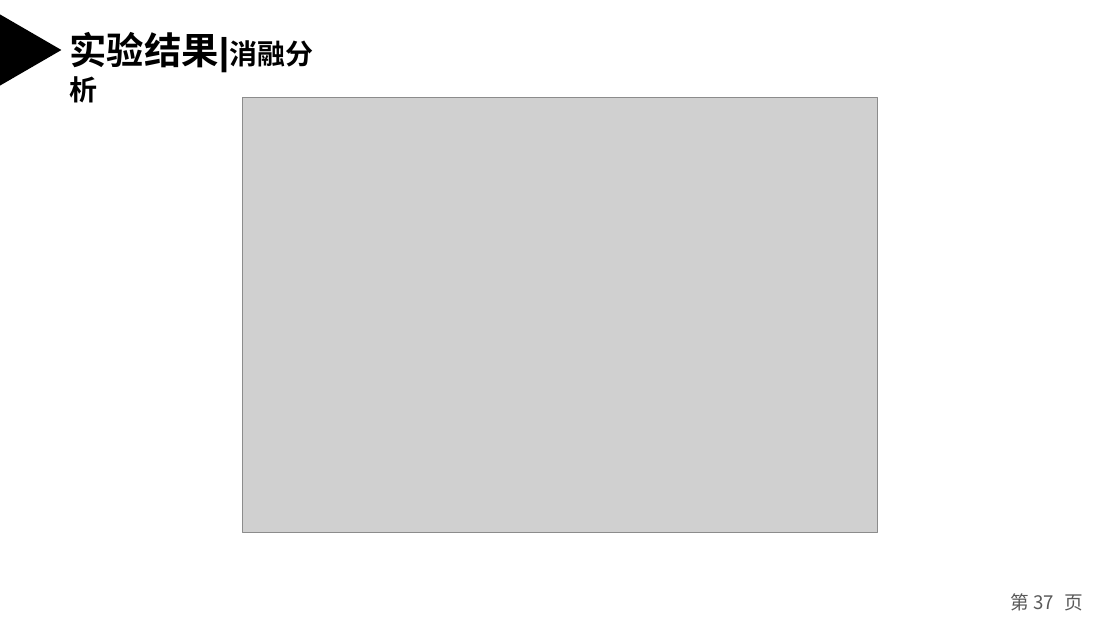
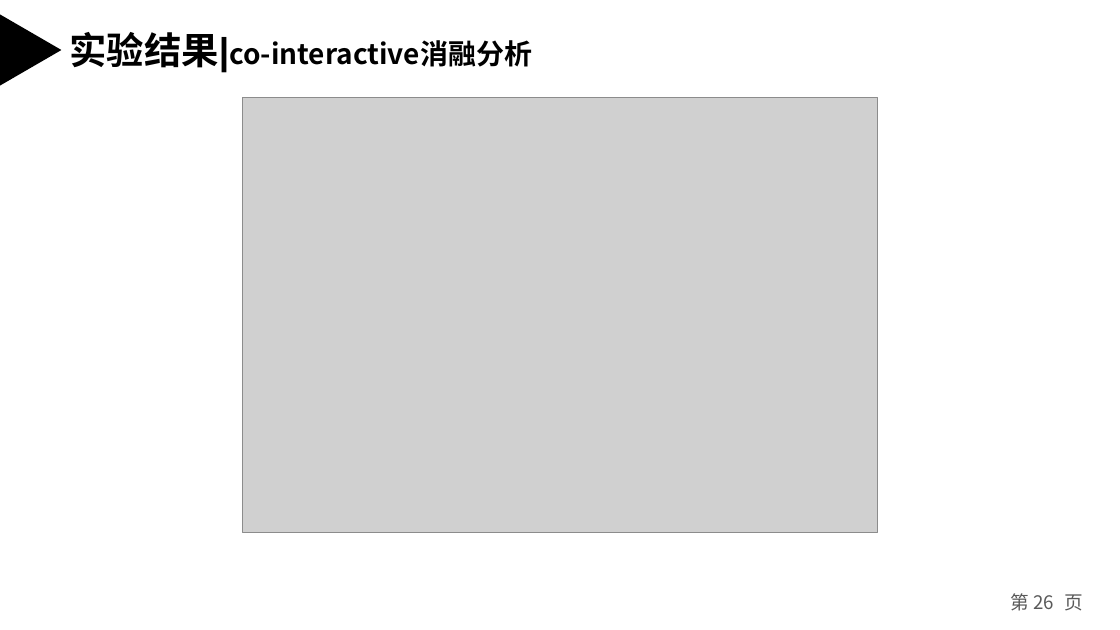
Before and after one commit to weixiao2333/zjuthesis-mphil, a slide deck: slide 26 of 硕士毕业论文答辩PPT.pptx (slide 37 before the commit). Drawn at 1120x630 pixels with LibreOffice and Linux fonts; fonts in the diff are those of the drawing; grey boxes stand for pictures. Boxes give left, top, right and bottom in pixels: in the first picture for what was removed or moved away, otherwise in the second. Text is boxed around its words. In the diff, an @@ line names an element or a change of style, - is before the commit and + after.

```diff
--- a/硕士毕业论文答辩PPT.pptx
+++ b/硕士毕业论文答辩PPT.pptx
@@ text at box(70, 32, 532, 73): text changed; size 24 to 18 pt; font Arial to Noto Sans CJK SC @@
-实验结果|消融分析
+实验结果|co-interactive消融分析
@@ page number at box(1011, 593, 1084, 611): text changed @@
-第 37 页
+第 26 页
```
Also in this commit, not shown: 28 other slides changed, 3 slides added, 13 slides removed.
